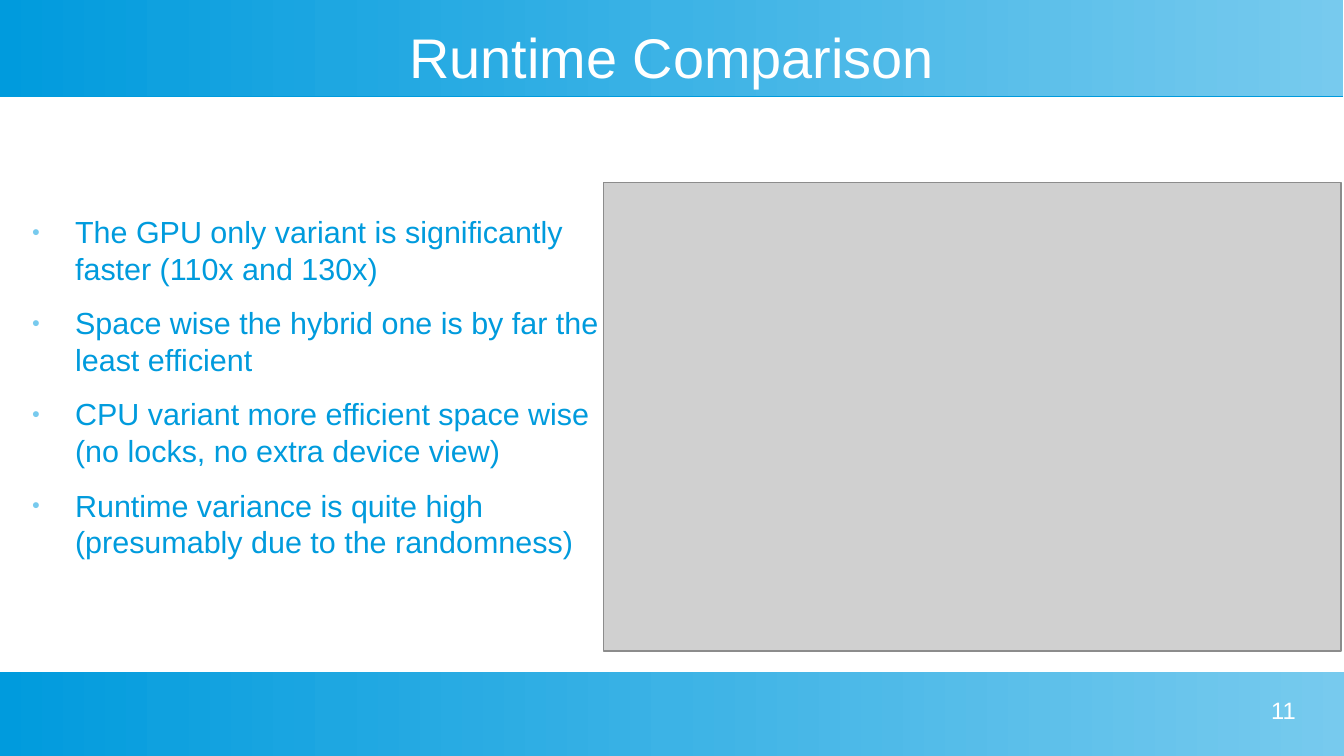
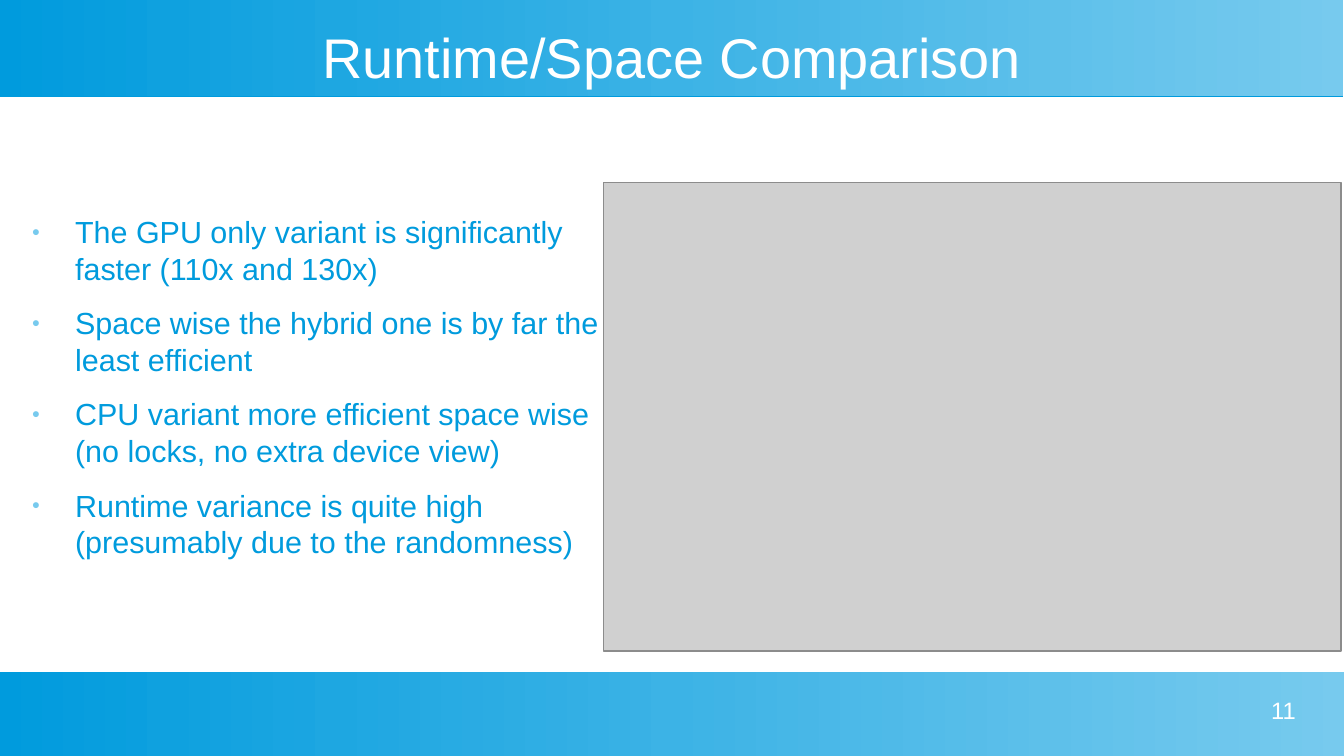
Before and after one commit to tdortman/Cuckoo-GPU, a slide deck: slide 11 of HPC_Presentation.odp. Drawn at 1344x756 pixels with LibreOffice and Linux fonts; fonts in the diff are those of the drawing; grey boxes stand for pictures. Boxes give left, top, right and bottom in pixels: in the first picture for what was removed or moved away, otherwise in the second. Text is boxed around its words. In the diff, an @@ line names an element or a change of style, - is before the commit and + after.

```diff
--- a/HPC_Presentation.odp
+++ b/HPC_Presentation.odp
@@ title at [323, 37, 1021, 88]: text changed @@
-Runtime Comparison
+Runtime/Space Comparison
```
Also in this commit, not shown: 5 other slides changed.
